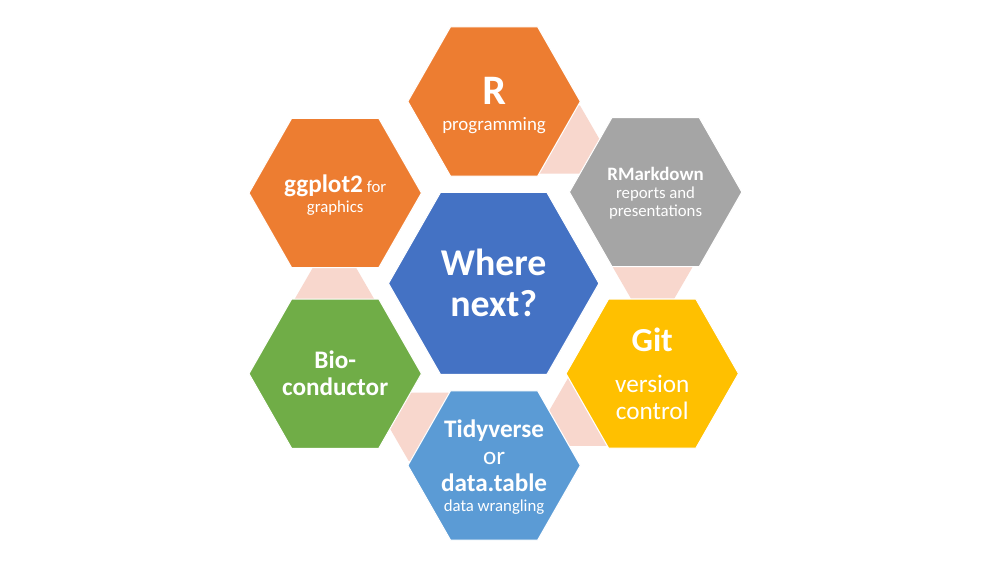
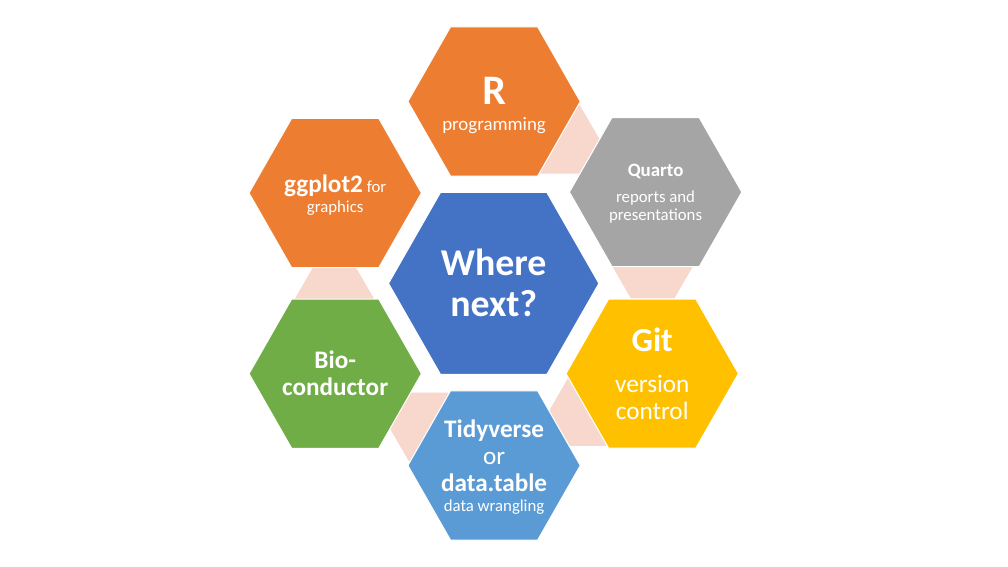
Before and after one commit to telatin/R_for_Statistics, a slide deck: slide 18 of docs/day1.pptx. Drawn at 1008x567 pixels with LibreOffice and Linux fonts; fonts in the diff are those of the drawing. Boxes give left, top, right and bottom in pixels: in the first picture for what was removed or moved away, otherwise in the second. Text is boxed around its words. In the diff, an @@ line names an element or a change of style, - is before the commit and + after.

Commit message:
update for Jan 2023
These are quarto files hence the manual upload, I need to upgrade the whole website to Quarto.

```diff
--- a/docs/day1.pptx
+++ b/docs/day1.pptx
@@ text at [609,164,702,223]: text changed @@
-RMarkdown reports and presentations
+Quarto
+reports and presentations
```
Also in this commit, not shown: 9 other slides changed, 1 slide added, 1 other file.
